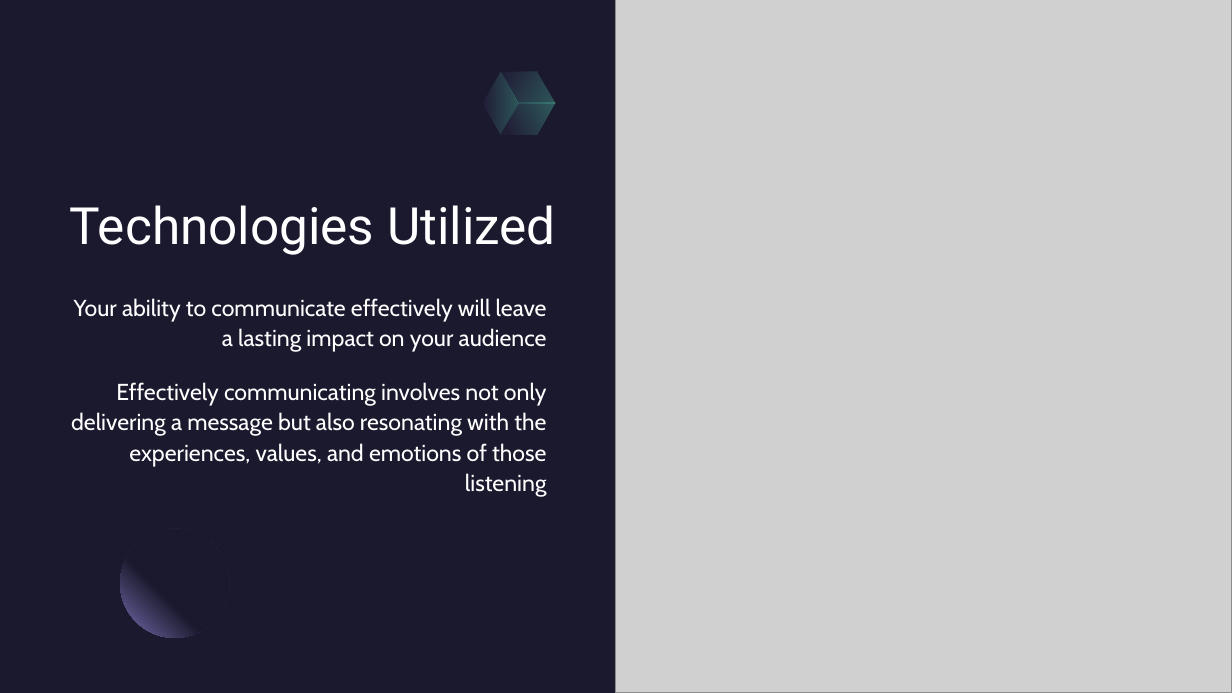
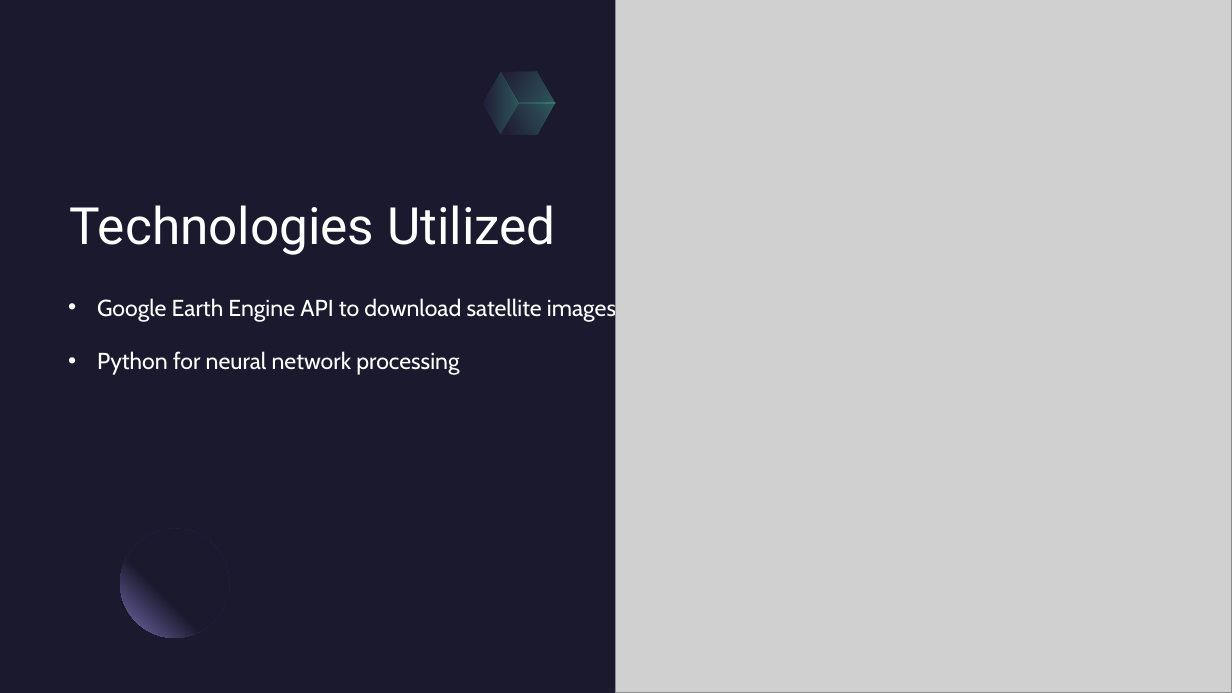
Before and after one commit to oehamilton/SpaceDebris, a slide deck: slide 6 of documentation/Space Debris Detection.pptx. Drawn at 1232x693 pixels with LibreOffice and Linux fonts; fonts in the diff are those of the drawing; grey boxes stand for pictures. Boxes give left, top, right and bottom in pixels: in the first picture for what was removed or moved away, otherwise in the second. Text is boxed around its words. In the diff, an @@ line names an element or a change of style, - is before the commit and + after.

Commit message:
Added addition technologies used to presentation.

```diff
--- a/documentation/Space Debris Detection.pptx
+++ b/documentation/Space Debris Detection.pptx
@@ text at [97, 296, 621, 375]: text changed @@
-Your ability to communicate effectively will leave a lasting impact on your audience
-Effectively communicating involves not only delivering a message but also resonating with the experiences, values, and emotions of those listening
+• Google Earth Engine API to download satellite images.
+• Python for neural network processing
```
